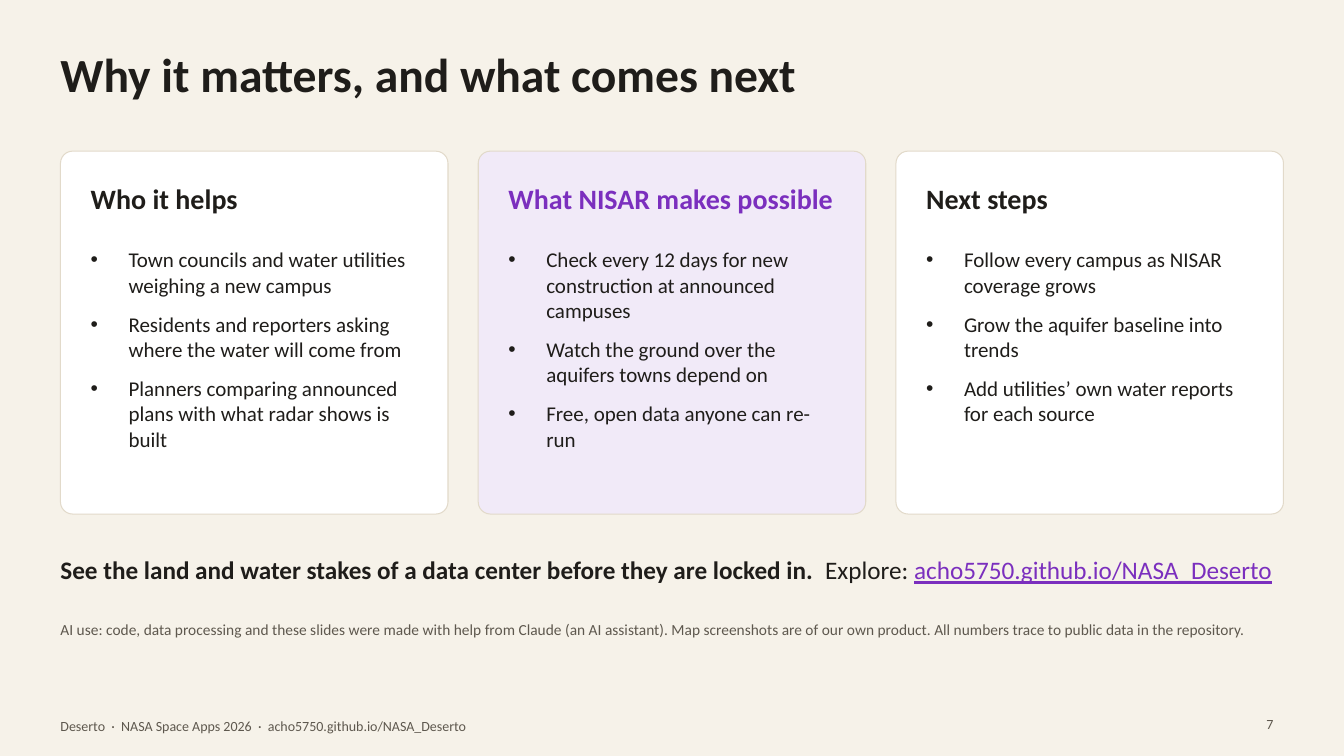
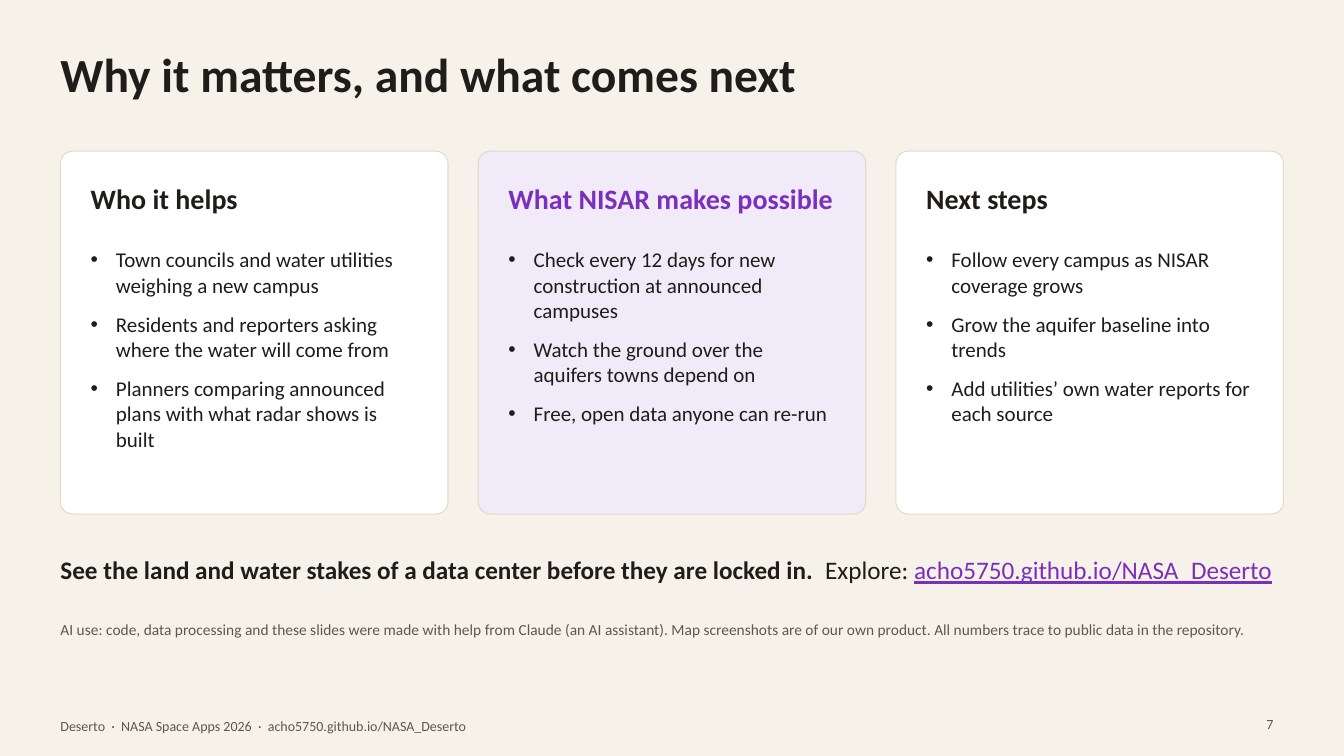
Before and after one commit to acho5750/NASA_Deserto, a slide deck: slide 7 of docs/deck/Data_Centers_and_Water_deck.pptx. Drawn at 1344x756 pixels with LibreOffice and Linux fonts; fonts in the diff are those of the drawing. Boxes give left, top, right and bottom in pixels: in the first picture for what was removed or moved away, otherwise in the second. Text is boxed around its words. In the diff, an @@ line names an element or a change of style, - is before the commit and + after.

```diff
--- a/docs/deck/Data_Centers_and_Water_deck.pptx
+++ b/docs/deck/Data_Centers_and_Water_deck.pptx
@@ indent changed in 3 elements at (x1=116, y1=252, x2=393, y2=447), (x1=534, y1=252, x2=827, y2=425), (x1=951, y1=252, x2=1249, y2=421) @@
```
Also in this commit, not shown: 2 other slides changed, 2 other files.
